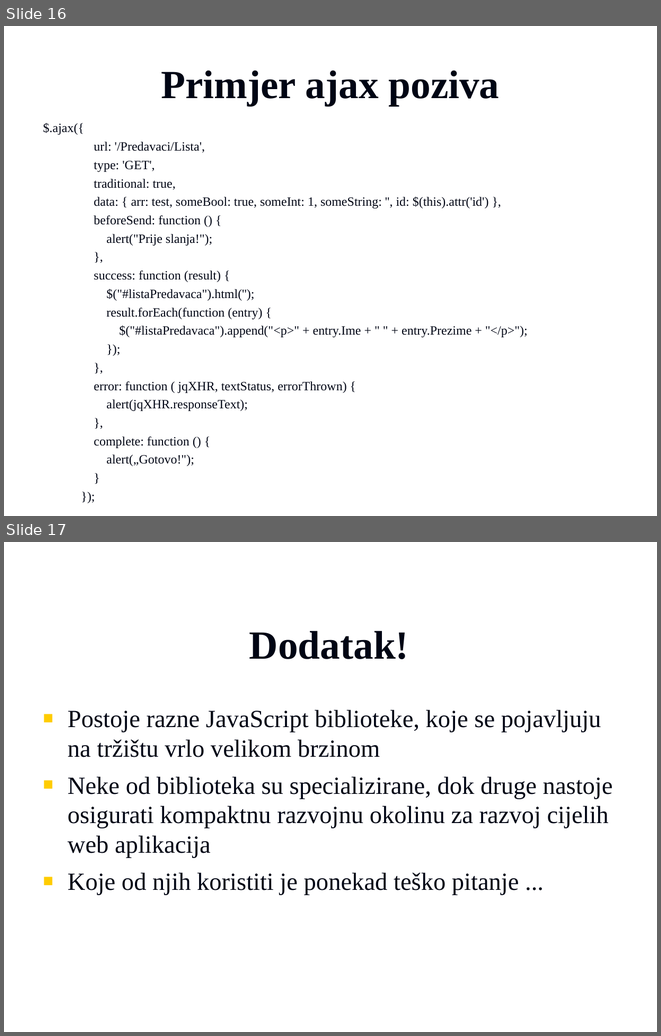
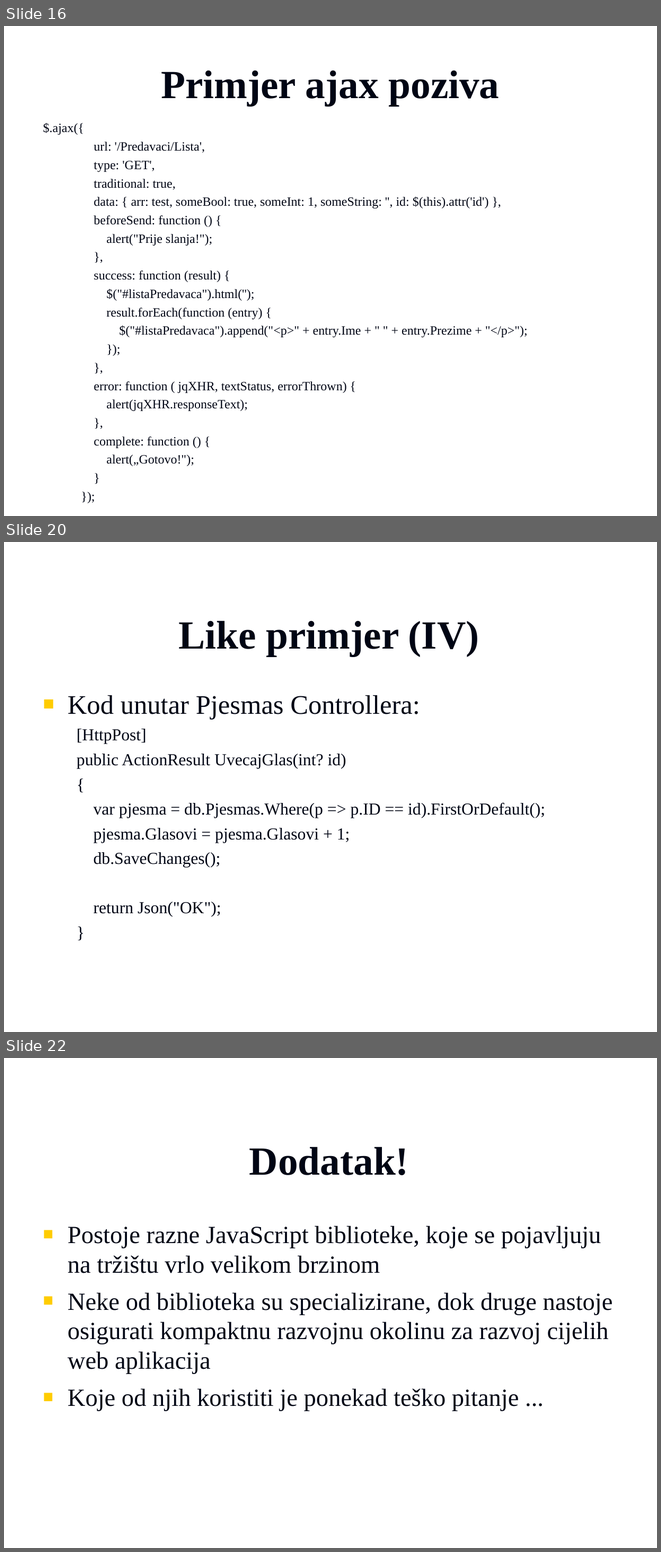
Before and after one commit to vzdesic/PZI, a slide deck: PPTs/17 MVC klijentsko programiranje.ppt. Shown one above the other, each under a label of ours: slides 16 and 17 before the commit, slides 16, 20 and 22 after it; the slides between them are not shown. The pictures are 661x1036 and 661x1552 pixels, drawn with LibreOffice and Linux fonts; fonts in the diff are those of the drawing; background and template pictures are left out. Boxes give left, top, right and bottom in pixels: in the first picture for what was removed or moved away, otherwise in the second. Text is boxed around its words. In the diff, an @@ line names an element or a change of style, - is before the commit and + after.

```diff
--- a/PPTs/17 MVC klijentsko programiranje.ppt
+++ b/PPTs/17 MVC klijentsko programiranje.ppt
@@ slide 20 added at (4,542,657,1032), background picture (left out) @@
@@ title added at (179,620,479,656), 44 pt, text #000514, bold @@
+Like primjer (IV)
@@ text added at (68,695,545,917), 18.5 pt, text #000514 @@
+■ Kod unutar Pjesmas Controllera:
+[HttpPost]
+public ActionResult UvecajGlas(int? id)
+{
+var pjesma = db.Pjesmas.Where(p => p.ID == id).FirstOrDefault();
+pjesma.Glasovi = pjesma.Glasovi + 1;
+db.SaveChanges();
+return Json("OK");
+}
@@ what was slide 17 is now slide 22 @@
```
Also in this commit, not shown: 4 other slides added, 1 other file.
